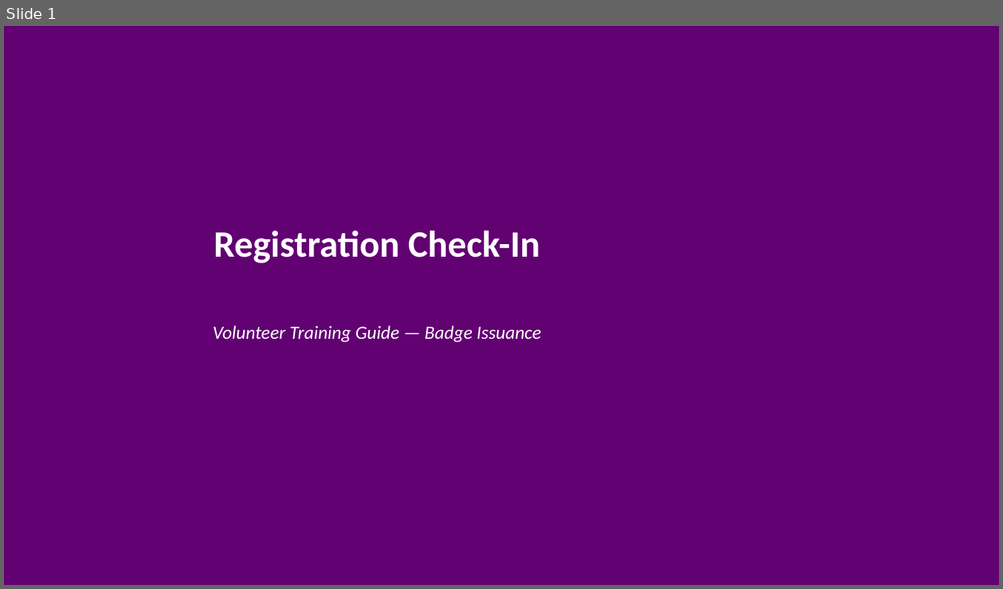
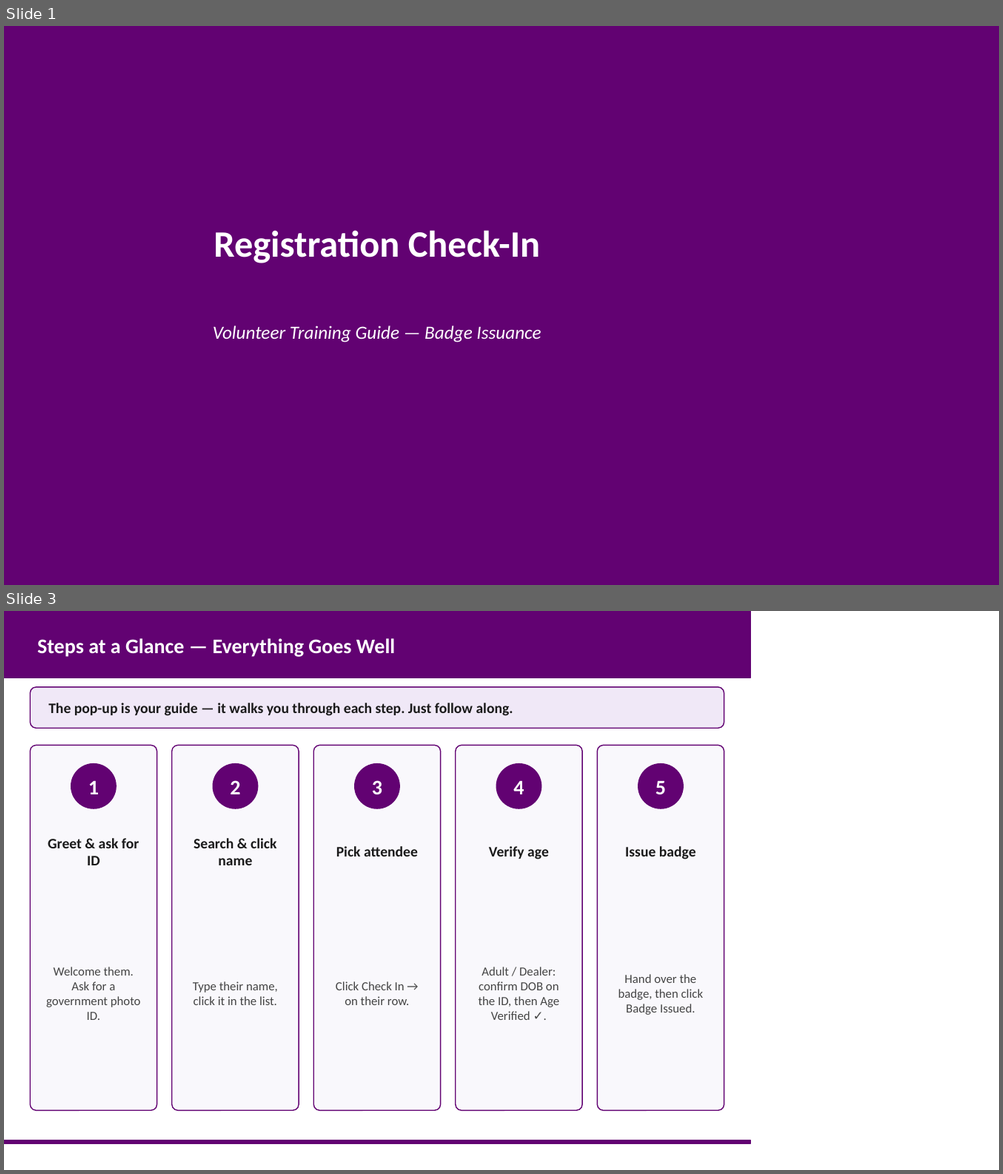
Before and after one commit to marks-lolcode/reg-plugin, a slide deck: TRAINING/reg-checkin.pptx. Shown one above the other, each under a label of ours: slide 1 before the commit, slides 1 and 3 after it; the slides between them are not shown. The pictures are 1003x589 and 1003x1174 pixels, drawn with LibreOffice and Linux fonts; fonts in the diff are those of the drawing. Boxes give left, top, right and bottom in pixels: in the first picture for what was removed or moved away, otherwise in the second. Text is boxed around its words. In the diff, an @@ line names an element or a change of style, - is before the commit and + after.

```diff
--- a/TRAINING/reg-checkin.pptx
+++ b/TRAINING/reg-checkin.pptx
@@ slide 3 added at [4, 611, 999, 1170], background #FFFFFF @@
@@ rectangle added at [4, 611, 750, 678], fill #620272, outline #620272 1 pt @@
@@ text added at [37, 638, 395, 657], 20 pt, text #FFFFFF, bold @@
+Steps at a Glance — Everything Goes Well
@@ rounded rectangle added at [30, 687, 724, 728], fill #F0E8F7, outline #620272 1 pt @@
@@ text added at [48, 703, 513, 716], 14 pt, text #1A1A1A, bold @@
+The pop-up is your guide — it walks you through each step. Just follow along.
@@ rounded rectangle added at [30, 745, 157, 1111], fill #F9F8FC, outline #620272 1 pt @@
@@ ellipse added at [71, 764, 116, 809], fill #620272, outline #620272 1 pt @@
@@ rounded rectangle added at [172, 745, 299, 1111], fill #F9F8FC, outline #620272 1 pt @@
@@ ellipse added at [213, 764, 258, 809], fill #620272, outline #620272 1 pt @@
@@ rounded rectangle added at [313, 745, 441, 1111], fill #F9F8FC, outline #620272 1 pt @@
@@ ellipse added at [355, 764, 399, 809], fill #620272, outline #620272 1 pt @@
@@ rounded rectangle added at [455, 745, 582, 1111], fill #F9F8FC, outline #620272 1 pt @@
@@ ellipse added at [496, 764, 541, 809], fill #620272, outline #620272 1 pt @@
@@ rounded rectangle added at [597, 745, 724, 1111], fill #F9F8FC, outline #620272 1 pt @@
@@ ellipse added at [638, 764, 683, 809], fill #620272, outline #620272 1 pt @@
@@ text added at [88, 780, 99, 795], 20 pt, text #FFFFFF, bold @@
+1
@@ text added at [230, 780, 240, 795], 20 pt, text #FFFFFF, bold @@
+2
@@ text added at [372, 780, 382, 795], 20 pt, text #FFFFFF, bold @@
+3
@@ text added at [513, 780, 523, 795], 20 pt, text #FFFFFF, bold @@
+4
@@ text added at [655, 780, 666, 795], 20 pt, text #FFFFFF, bold @@
+5
@@ text added at [48, 838, 139, 866], 14 pt, text #1A1A1A, bold @@
+Greet & ask for ID
@@ text added at [193, 838, 276, 866], 14 pt, text #1A1A1A, bold @@
+Search & click name
@@ text added at [336, 846, 418, 857], 14 pt, text #1A1A1A, bold @@
+Pick attendee
@@ text added at [489, 846, 549, 860], 14 pt, text #1A1A1A, bold @@
+Verify age
@@ text added at [625, 846, 696, 860], 14 pt, text #1A1A1A, bold @@
+Issue badge
@@ text added at [46, 967, 141, 1020], 12 pt, text #444444 @@
+Welcome them. Ask for a government photo ID.
@@ text added at [193, 982, 278, 1005], 12 pt, text #444444 @@
+Type their name, click it in the list.
@@ text added at [336, 982, 410, 1005], 12 pt, text #444444 @@
+Click Check In → on their row.
@@ text added at [478, 967, 559, 1020], 12 pt, text #444444 @@
+Adult / Dealer: confirm DOB on the ID, then Age Verified ✓.
@@ text added at [618, 974, 703, 1015], 12 pt, text #444444 @@
+Hand over the badge, then click Badge Issued.
@@ rectangle added at [4, 1141, 750, 1145], fill #620272, outline #620272 1 pt @@
```
Also in this commit, not shown: 2 slides changed, 3 other slides added, 10 slides removed, 7 other files.
